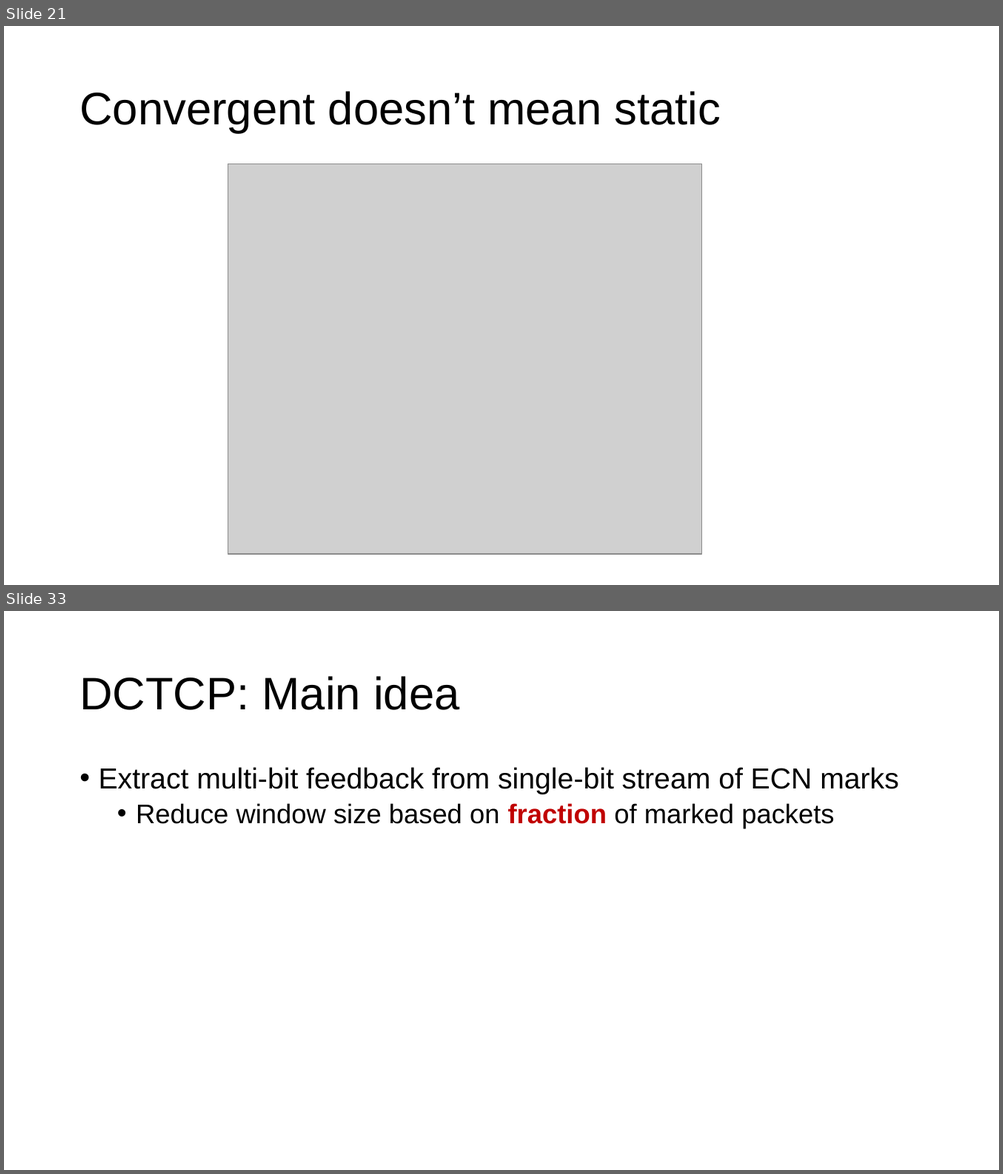
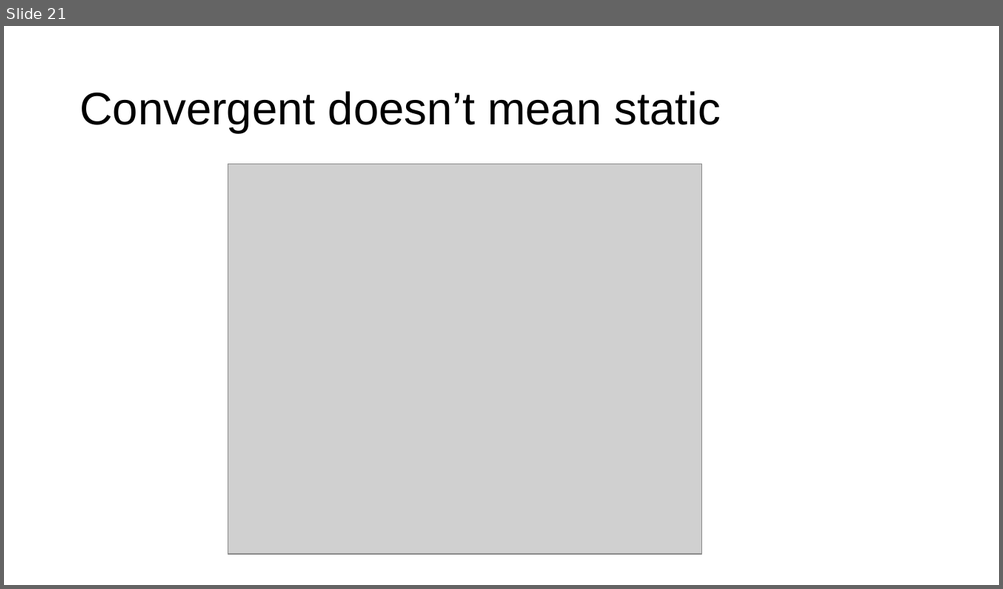
Before and after one commit to ngsrinivas/coursegen, a slide deck: ex/552-S24/staging/552-S24/lectures/04-transport-model.pptx. Shown one above the other, each under a label of ours: slides 21 and 33 before the commit, slide 21 after it; the slides between them are not shown. The pictures are 1003x1174 and 1003x589 pixels, drawn with LibreOffice and Linux fonts; fonts in the diff are those of the drawing; grey boxes stand for pictures. Boxes give left, top, right and bottom in pixels: in the first picture for what was removed or moved away, otherwise in the second. Text is boxed around its words. In the diff, an @@ line names an element or a change of style, - is before the commit and + after.

```diff
--- a/ex/552-S24/staging/552-S24/lectures/04-transport-model.pptx
+++ b/ex/552-S24/staging/552-S24/lectures/04-transport-model.pptx
@@ slide 33 removed at (x1=4, y1=611, x2=999, y2=1170), background #FFFFFF @@
@@ title removed at (x1=79, y1=676, x2=459, y2=710) @@
-DCTCP: Main idea
@@ text removed at (x1=99, y1=767, x2=899, y2=829) @@
-• Extract multi-bit feedback from single-bit stream of ECN marks
-  • Reduce window size based on fraction of marked packets
```
Also in this commit, not shown: 15 other slides removed, 1 other file.
